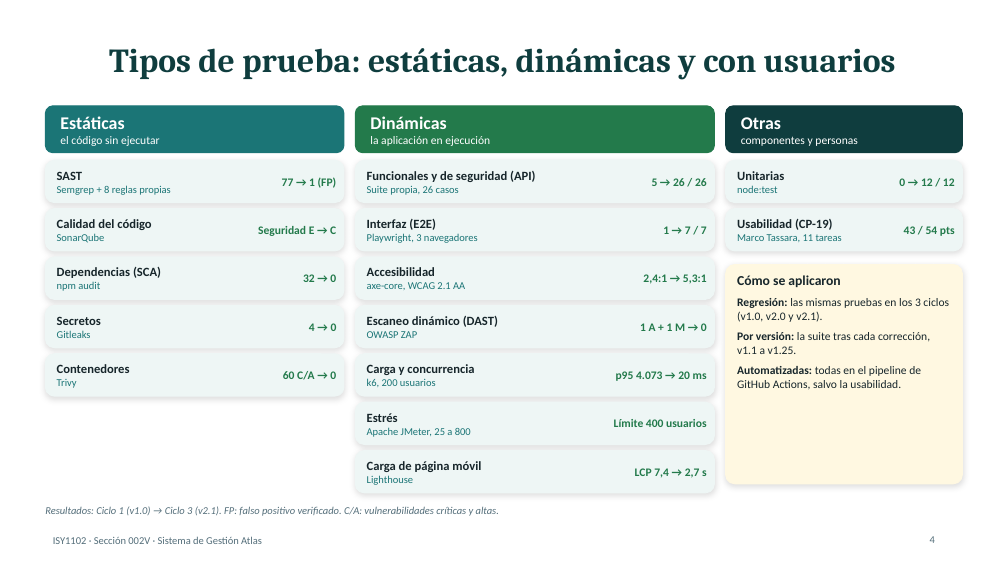
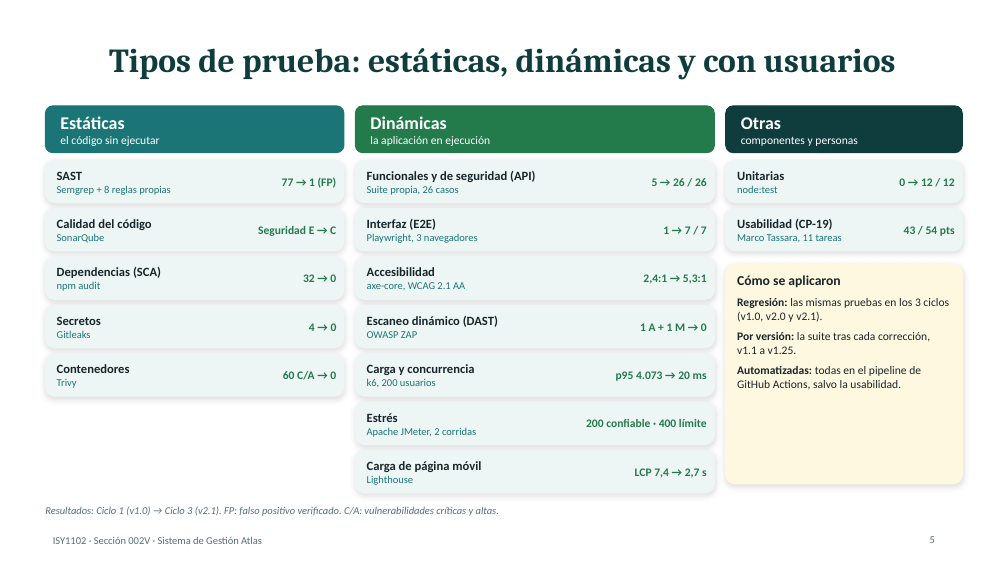
Before and after one commit to marcotassarac/ATLAS_WORK, a slide deck: slide 5 of entrega_final/Presentacion_EP3_Atlas.pptx (slide 4 before the commit). Drawn at 1008x567 pixels with LibreOffice and Linux fonts; fonts in the diff are those of the drawing. Boxes give left, top, right and bottom in pixels: in the first picture for what was removed or moved away, otherwise in the second. Text is boxed around its words. In the diff, an @@ line names an element or a change of style, - is before the commit and + after.

```diff
--- a/entrega_final/Presentacion_EP3_Atlas.pptx
+++ b/entrega_final/Presentacion_EP3_Atlas.pptx
@@ text at (586,419,707,427): text changed @@
-Límite 400 usuarios
+200 confiable · 400 límite
@@ text at (367,427,476,437): text changed @@
-Apache JMeter, 25 a 800
+Apache JMeter, 2 corridas
@@ page number at (930,536,935,543): text changed @@
-4
+5
```
Also in this commit, not shown: 2 other slides changed, 1 slide added, 1 slide removed, 6 other files.
